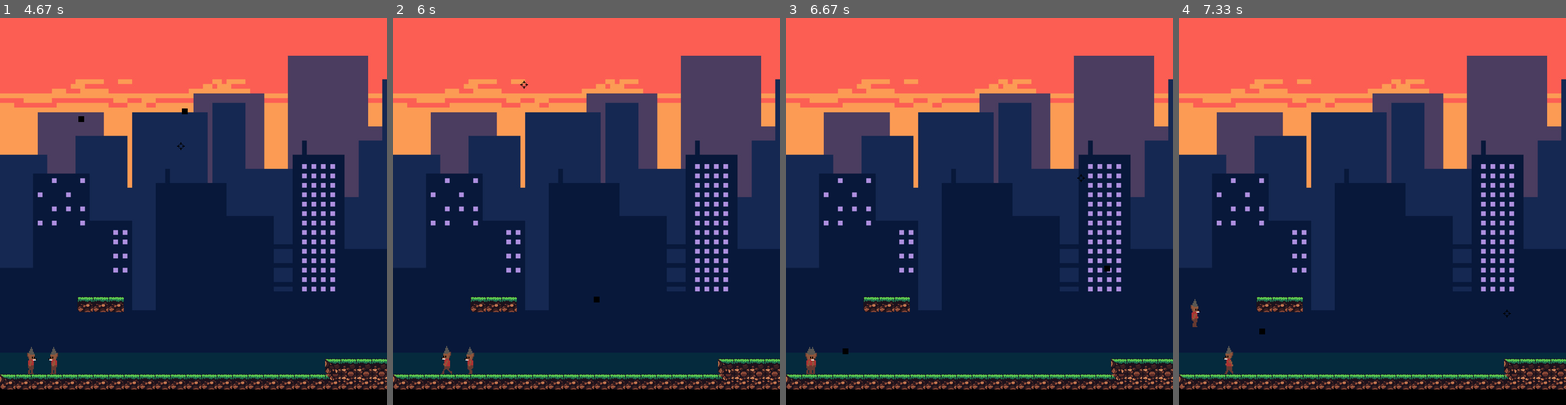
Above: before the commit, frames 1-4 (left to right).
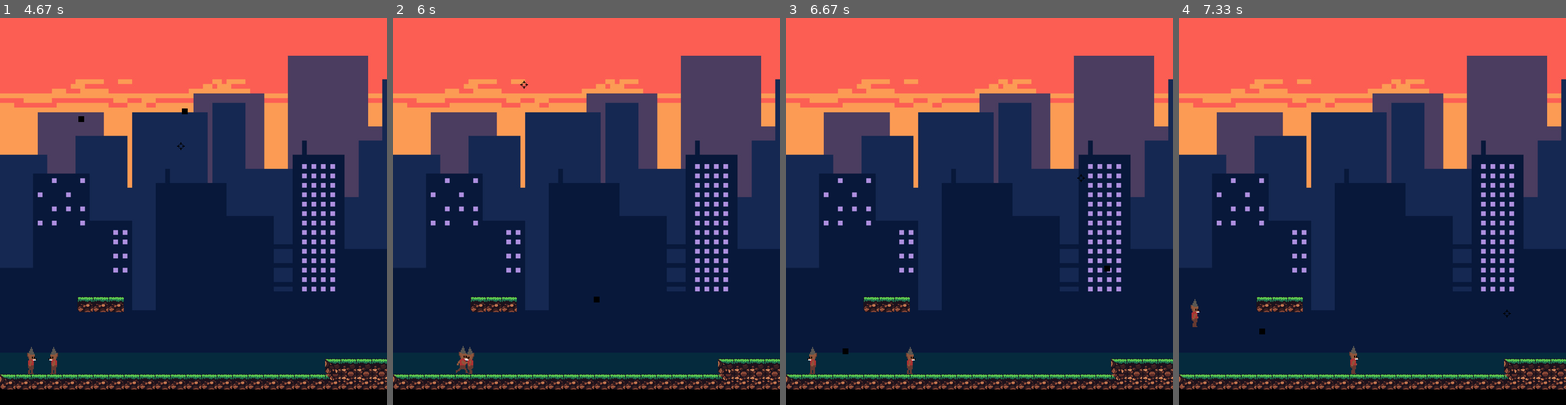
Above: after the commit, the same moments.

Repository: manucouto1/PyGame_5Gatos
Game: pygame game, started from src/main.py
The game is run twice, just before and just after one commit, with the same random seed, the same clock (stepped at 60 frames per second) and the same inputs.
Inputs (mouse positions are in pixels of both pictures, inside the frame that each line leads up to):
- Up to frame 1 (4.67 s): hold Right 0.33-0.8 s; move the mouse to (178, 226) at 0.37 s; click (193, 238) at 0.9 s; hold Up 1.17-1.47 s; click (100, 215) at 1.27 s; hold Right 1.5-1.97 s; click (73, 153) at 1.6 s; hold Left 2-2.53 s; click (251, 76) at 2.1 s; hold Left 2.57-2.97 s; move the mouse to (239, 246) at 2.6 s; click (239, 246) at 2.67 s; hold Up 3-3.37 s; click (201, 79) at 3.1 s; hold Right 3.4-4.03 s; click (54, 199) at 3.5 s; hold Left 4.07-4.53 s; click (197, 254) at 4.17 s; hold Right from 4.57 s (still down); move the mouse to (181, 145) at 4.6 s
- Up to frame 2 (6 s): click (574, 145) at 4.67 s; release Right at 5.03 s; hold Up 5.07-5.37 s; click (687, 273) at 5.17 s; hold Right 5.4-5.87 s; click (532, 130) at 5.5 s; hold Left from 5.9 s (still down); move the mouse to (524, 83) at 5.93 s
- Up to frame 3 (6.67 s): click (917, 83) at 6 s; release Left at 6.43 s; hold Left from 6.47 s (still down); click (1080, 176) at 6.57 s
- Up to frame 4 (7.33 s): release Left at 6.87 s; hold Up 6.9-7.27 s; move the mouse to (1507, 312) at 6.93 s; click (1507, 312) at 7 s; hold Right from 7.3 s (still down)

Frame 1 is identical in both runs. In frame 2, 0.2% of the frame differs, in the area x 12-20%, y 84-92%; in frame 3, 0.2%; in frame 4, 0.2%.

Commit message:
Niveles configurales y refactorizacion

Diff:
--- a/src/game/game_control.py
+++ b/src/game/game_control.py
@@ -1,6 +1,7 @@
 import sys
 import pygame as pg
 import src.utils.assets as assets
+from levels.testLevel import TestLevel
 
 from src.game.level import Level
 
@@ -19,18 +20,17 @@
         pg.mouse.set_visible(False)
         pg.display.set_caption("tutorial pygame parte 2")
 
-        self.bg = pg.image.load(assets.path_to("background.png"))
         self.screen = pg.display.set_mode((SCREEN_WIDTH, SCREEN_HEIGHT))
-        self.actual_level = 0
-        # TODO cargar niveles desde json
-        self.levels = [Level("tiles_32x32")]
+        self.current_level = 0
+        # TODO cargar levels desde json
+        self.levels = [TestLevel(), TestLevel()]
 
     def control(self):
-        level = self.levels[self.actual_level]
+        level = self.levels[self.current_level]
         player = level.player
         camera = level.camera
 
-        self.screen.blit(self.bg, (0, 0))
+        self.screen.blit(self.levels[self.current_level].bg, (0, 0))
 
         for event in pg.event.get():
             if event.type == pg.QUIT:
@@ -59,12 +59,12 @@
         player.rect.clamp_ip(screen_rect)
 
     def init_level(self):
-        self.levels[self.actual_level].load_platforms()
-        self.levels[self.actual_level].load_player(SCREEN_SIZE)
-        self.levels[self.actual_level].load_enemies()
+        self.levels[self.current_level].load_player(SCREEN_SIZE)
+        self.levels[self.current_level].load_platforms()
+        self.levels[self.current_level].load_enemies()
 
     def update(self):
-        self.levels[self.actual_level].update()
+        self.levels[self.current_level].update()
 
     def draw(self):
-        self.levels[self.actual_level].draw(self.screen)
+        self.levels[self.current_level].draw(self.screen)
--- a/src/game/level.py
+++ b/src/game/level.py
@@ -13,7 +13,8 @@
 
 class Level:
     def __init__(self, level_name):
-        with open(assets.path_to(level_name + os.sep + level_name + '.txt')) as f:
+        config_path = assets.path_to('levels', level_name, f'{level_name}.txt')
+        with open(config_path) as f:
             config = json.load(f)
             if config is not None:
                 self.level_name = level_name
@@ -25,27 +26,31 @@
                 self.player = None
                 self.camera = None
                 self.cursor = Cursor(pg.mouse.get_pos())
-                self.enemies = CustomGroup()
-                self.platforms = CustomGroup()
-                self.bullets = CustomGroup()
+                self.enemies = None
+                self.platforms = None
+                self.bullets = None
             else:
                 raise ValueError("Problems with level config file")
 
     def load_player(self, screen_size):
         self.player = Player(32, 64, 16, 8)
         self.camera = Camera(self.player, pg.Rect(0, 0, self.map_width * 32, self.map_height * 32), screen_size)
+        self.bullets = CustomGroup(self.camera.cam)
 
     def load_platforms(self):
+        self.platforms = CustomGroup(self.camera.cam)
         for layer in self.layers_config:
             for position in layer["positions"]:
                 Platform(self.level_name, self.tile_size, position["x"], position["y"], position["id"], self.platforms)
 
     def load_enemies(self):
         # todo Cargar enemigos desde json
+        self.enemies = CustomGroup(self.camera.cam)
         Enemy(32, 64, 16, 8, self.enemies)
 
     def update(self):
         pg.sprite.groupcollide(self.bullets, self.platforms, True, False)
+        pg.sprite.groupcollide(self.bullets, self.enemies, True, True)
 
         list_remove = list(filter(lambda bll: not self.map_width * 32 > bll.x > 0 or not self.map_height * 32 > bll.y > 0,
                                   self.bullets.sprites()))
@@ -61,6 +66,6 @@
     def draw(self, screen):
         self.camera.draw(screen)
         self.cursor.draw(screen)
-        self.platforms.draw(screen, self.camera.cam)
-        self.bullets.draw(screen, self.camera.cam)
-        self.enemies.draw(screen, self.camera.cam)
+        self.platforms.draw(screen)
+        self.bullets.draw(screen)
+        self.enemies.draw(screen)
--- /dev/null
+++ b/src/levels/testLevel.py
@@ -0,0 +1,8 @@
+from game.level import Level
+from utils import assets
+
+
+class TestLevel(Level):
+    def __init__(self):
+        super().__init__('test_level')
+        self.bg = assets.load_image("background.png")
--- a/src/sprites/active/enemy.py
+++ b/src/sprites/active/enemy.py
@@ -24,6 +24,9 @@
             else:
                 self.move_right()
 
+    def kill(self):
+        self.path[1] = 4000
+
     def update(self, platforms):
         self.move()
         self.walk_loop()
--- a/src/sprites/custom_groups.py
+++ b/src/sprites/custom_groups.py
@@ -3,16 +3,17 @@
 
 
 class CustomGroup(Group):
-    def __init__(self, *sprites):
+    def __init__(self, camera_rect, *sprites):
         super().__init__(*sprites)
+        self.camera_rect = camera_rect
 
-    def draw(self, surface: Surface, camera_rect) -> None:
+    def draw(self, surface: Surface) -> None:
         sprites = self.sprites()
         if hasattr(surface, "blits"):
             self.spritedict.update(
                 zip(
                     sprites,
-                    surface.blits((spr.image, spr.rect.move(camera_rect)) for spr in sprites)
+                    surface.blits((spr.image, spr.rect.move(self.camera_rect)) for spr in sprites)
                 )
             )
         else:
--- a/src/sprites/pasive/platforms.py
+++ b/src/sprites/pasive/platforms.py
@@ -8,7 +8,7 @@
     def __init__(self, level_name, tile_size, x, y, pos_id, *groups):
         super().__init__(*groups)
 
-        self.sheet = Spritesheet(assets.path_to(level_name, f"{level_name}.png"))
+        self.sheet = Spritesheet(assets.path_to('levels', level_name, f'{level_name}.png'))
 
         column = pos_id % 8
         row = pos_id // 8
--- a/src/sprites/spritesheet.py
+++ b/src/sprites/spritesheet.py
@@ -1,10 +1,12 @@
 import pygame
+
+from utils import assets
 
 
 class Spritesheet(object):
     def __init__(self, filename):
         try:
-            self.sheet = pygame.image.load(filename)
+            self.sheet = assets.load_image(filename)
         except Exception:
             print('Unable to load spritesheet image:', filename)
             raise SystemExit
--- a/src/utils/assets.py
+++ b/src/utils/assets.py
@@ -1,14 +1,14 @@
 import os
 from pathlib import Path
 import pygame as pg
-
+from pygame.surface import Surface
 
 ROOT = Path(os.path.dirname(os.path.abspath(__file__))).parent.parent.joinpath('assets').__str__()
 
 cached = {}
 
 
-def load_image(*parts: str):
+def load_image(*parts: str) -> Surface:
     path = path_to(*parts)
     key = path.__hash__()
     if key in cached:
@@ -20,7 +20,7 @@
         return cached[key]
 
 
-def path_to(*parts: str):
+def path_to(*parts: str) -> str:
     orig = Path(ROOT)
     for part in parts:
         orig = orig.joinpath(part)
Renamed: assets/niveles/level1/level1.png -> assets/levels/level1/level1.png
Renamed: assets/niveles/level1/level1.txt -> assets/levels/level1/level1.txt
Renamed: assets/tiles_32x32/tiles_32x32.png -> assets/levels/test_level/test_level.png
Renamed: assets/tiles_32x32/tiles_32x32.txt -> assets/levels/test_level/test_level.txt
Not shown, added: assets/levels/level1.tset
